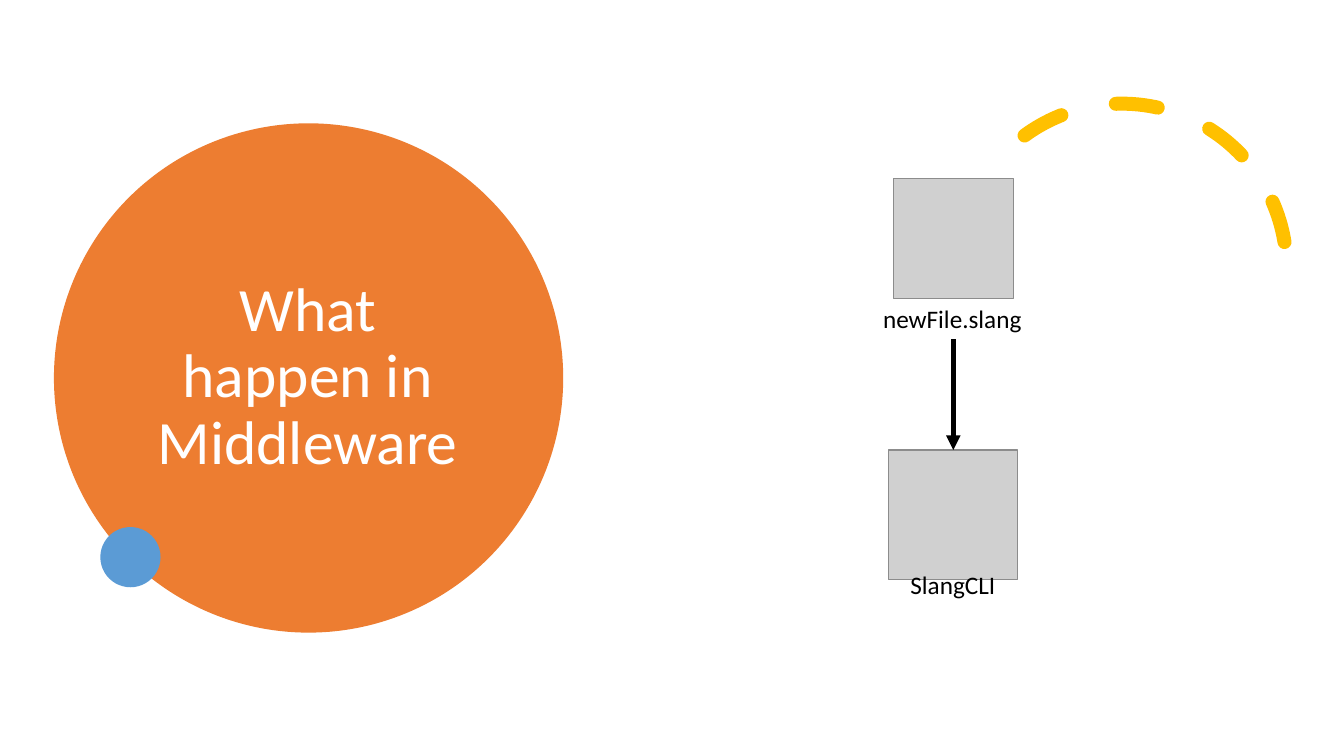
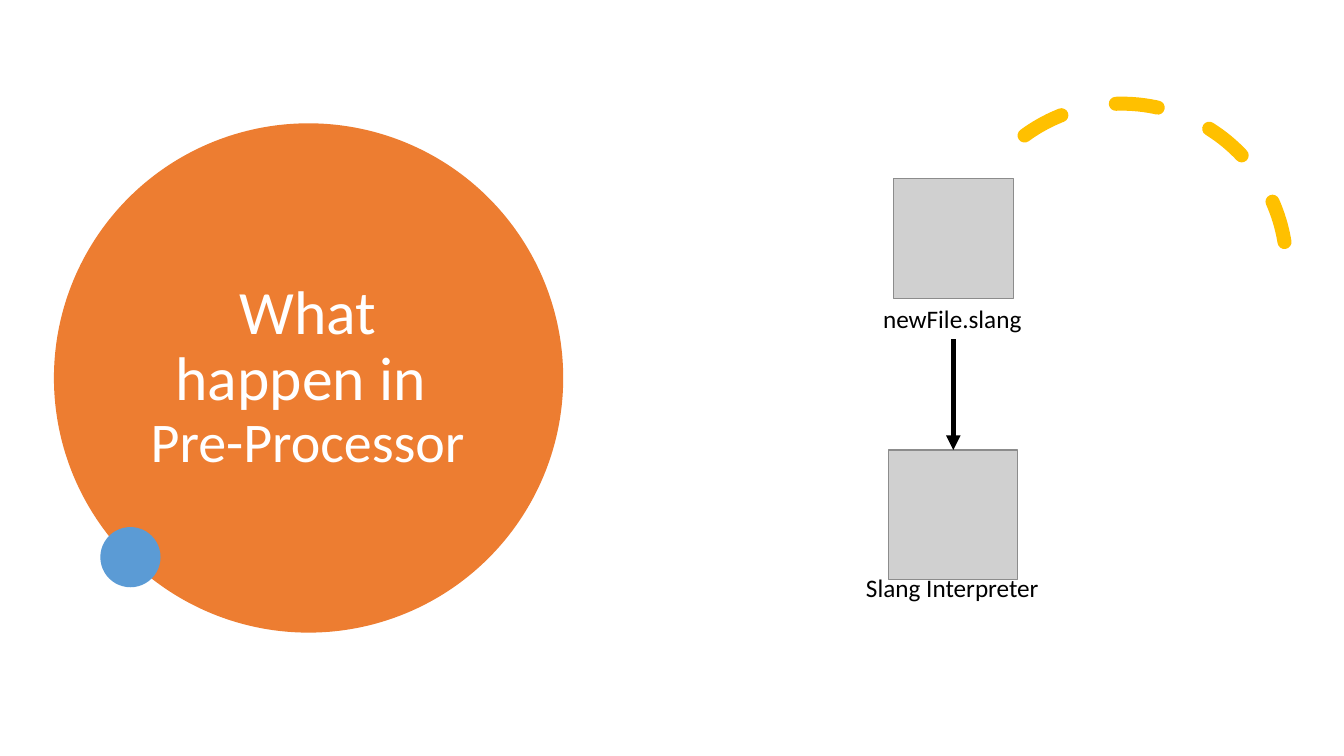
Before and after one commit to HaruTzuki/SlangIDE, a slide deck: slide 5 of Presentation/Slang IDE.pptx (slide 8 before the commit). Drawn at 1344x756 pixels with LibreOffice and Linux fonts; fonts in the diff are those of the drawing; grey boxes stand for pictures; background and template pictures are left out. Boxes give left, top, right and bottom in pixels: in the first picture for what was removed or moved away, otherwise in the second. Text is boxed around its words. In the diff, an @@ line names an element or a change of style, - is before the commit and + after.

```diff
--- a/Presentation/Slang IDE.pptx
+++ b/Presentation/Slang IDE.pptx
@@ title at [151,291,465,463]: text changed; size 44 to 40 pt @@
-What happen in Middleware
+What happen in
+Pre-Processor
@@ text at [866,576,1038,602]: text changed @@
-SlangCLI
+Slang Interpreter
```
Also in this commit, not shown: 4 other slides changed, 1 slide added, 3 slides removed, 11 other files.
